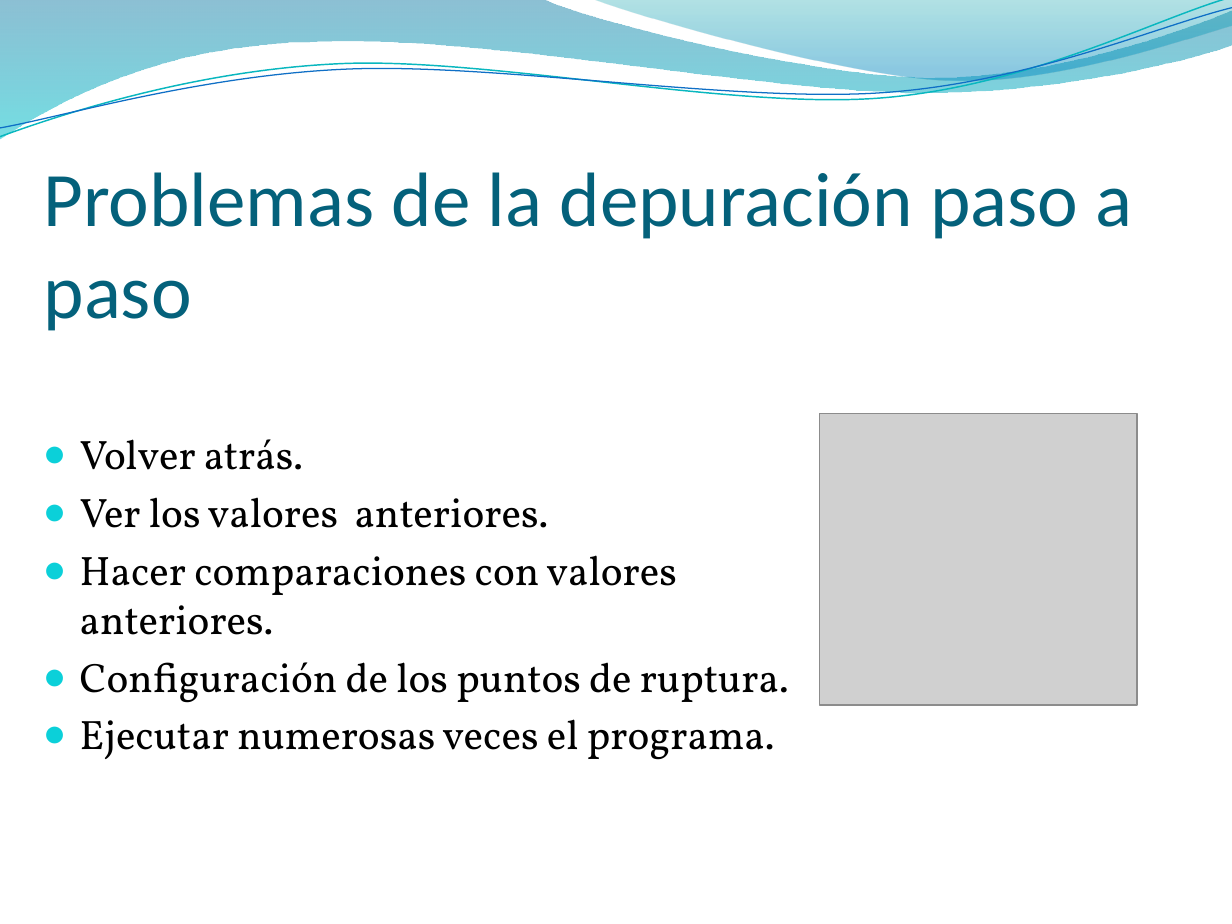
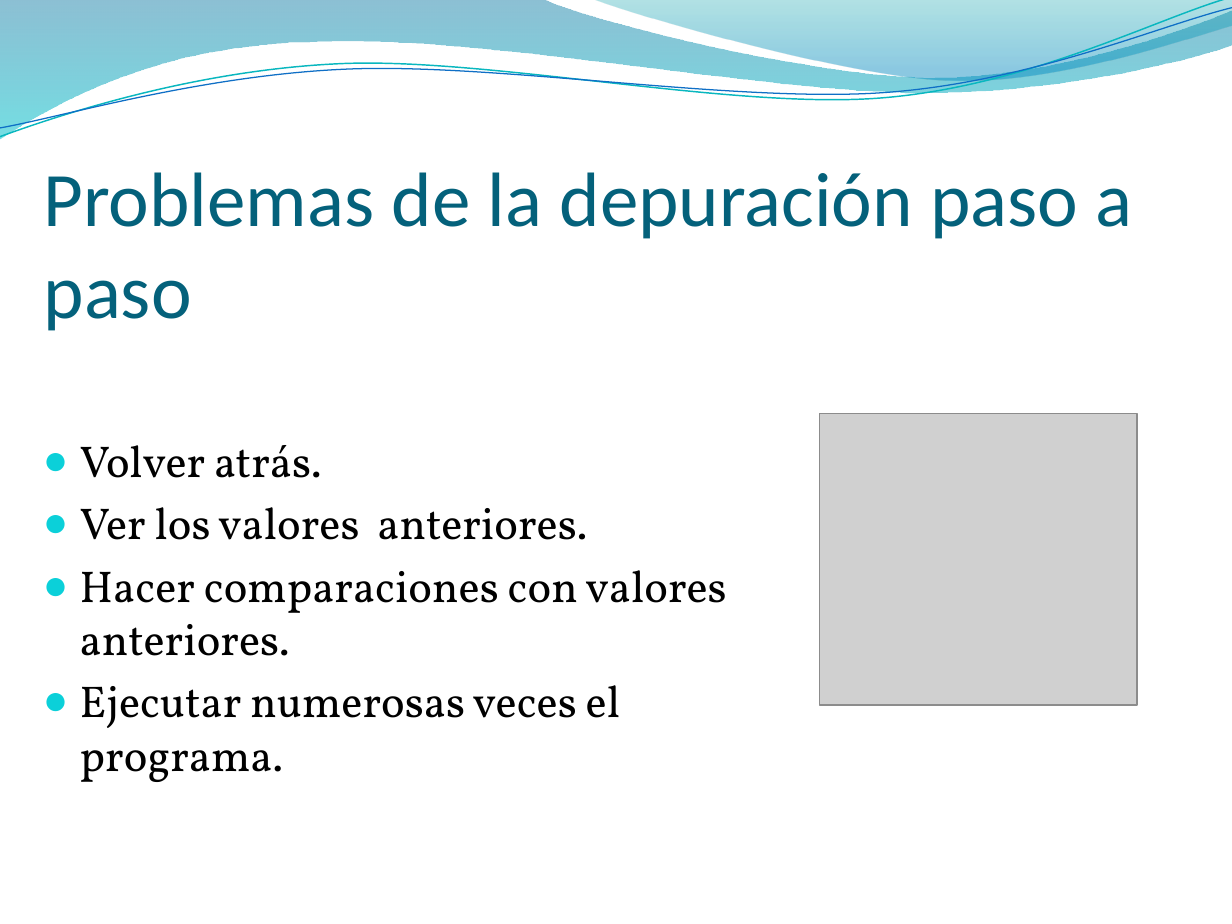
Before and after one commit to DiegoArranzGarcia/JavaTracer, a slide deck: slide 4 of JavaTracer/Analizador orientado a métodos para aplicaciones Java.pptx. Drawn at 1232x924 pixels with LibreOffice and Linux fonts; fonts in the diff are those of the drawing; grey boxes stand for pictures; background and template pictures are left out. Boxes give left, top, right and bottom in pixels: in the first picture for what was removed or moved away, otherwise in the second. Text is boxed around its words. In the diff, an @@ line names an element or a change of style, - is before the commit and + after.

```diff
--- a/JavaTracer/Analizador orientado a métodos para aplicaciones Java.pptx
+++ b/JavaTracer/Analizador orientado a métodos para aplicaciones Java.pptx
@@ text "Volver atrás." at (80,445,726,782): size 24.1 to 26 pt @@
@@ text at (80,662,789,703): paragraph removed @@
-● Configuración de los puntos de ruptura.
```
Also in this commit, not shown: 2 other slides changed, 1 slide added.
